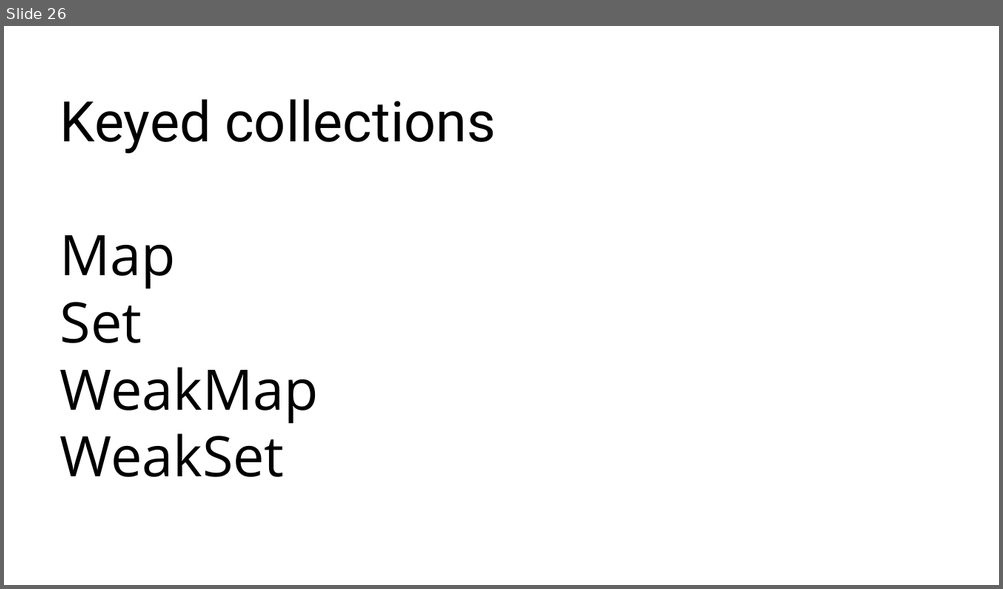
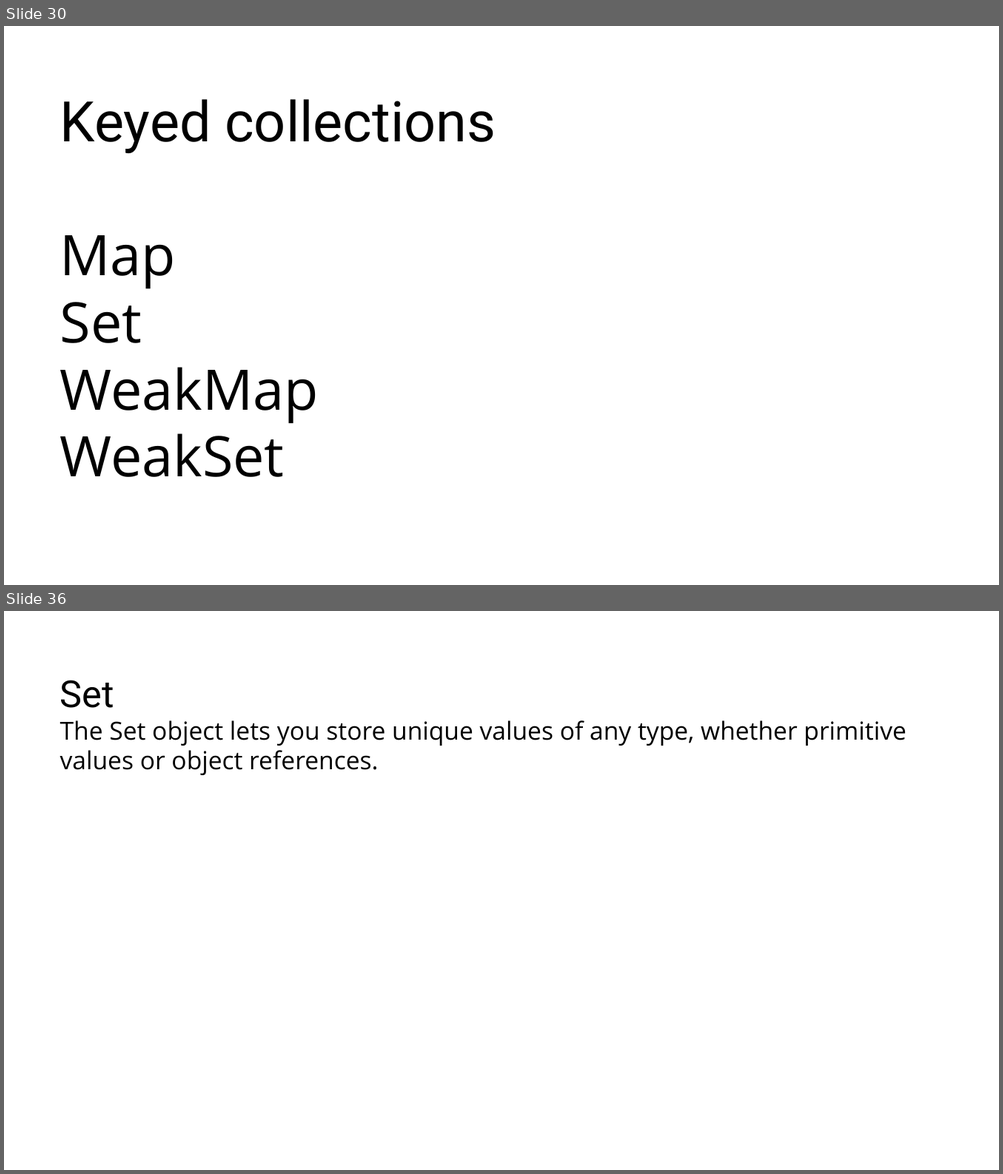
Before and after one commit to RostyslavSynenko/Lv-469.NodeJS, a slide deck: presentations/Built-in Collections.pptx. Shown one above the other, each under a label of ours: slide 26 before the commit, slides 30 and 36 after it; the slides between them are not shown. The pictures are 1003x589 and 1003x1174 pixels, drawn with LibreOffice and Linux fonts; fonts in the diff are those of the drawing; background and template pictures are left out. Boxes give left, top, right and bottom in pixels: in the first picture for what was removed or moved away, otherwise in the second. Text is boxed around its words. In the diff, an @@ line names an element or a change of style, - is before the commit and + after.

```diff
--- a/presentations/Built-in Collections.pptx
+++ b/presentations/Built-in Collections.pptx
@@ slide 36 added at [4,611,999,1170], background #FFFFFF @@
@@ title added at [60,680,905,775], 24 pt, text #000000 @@
+Set
+The Set object lets you store unique values of any type, whether primitive values or object references.
@@ what was slide 26 is now slide 30 @@
```
Also in this commit, not shown: 4 slides changed, 13 other slides added, 1 slide removed.
